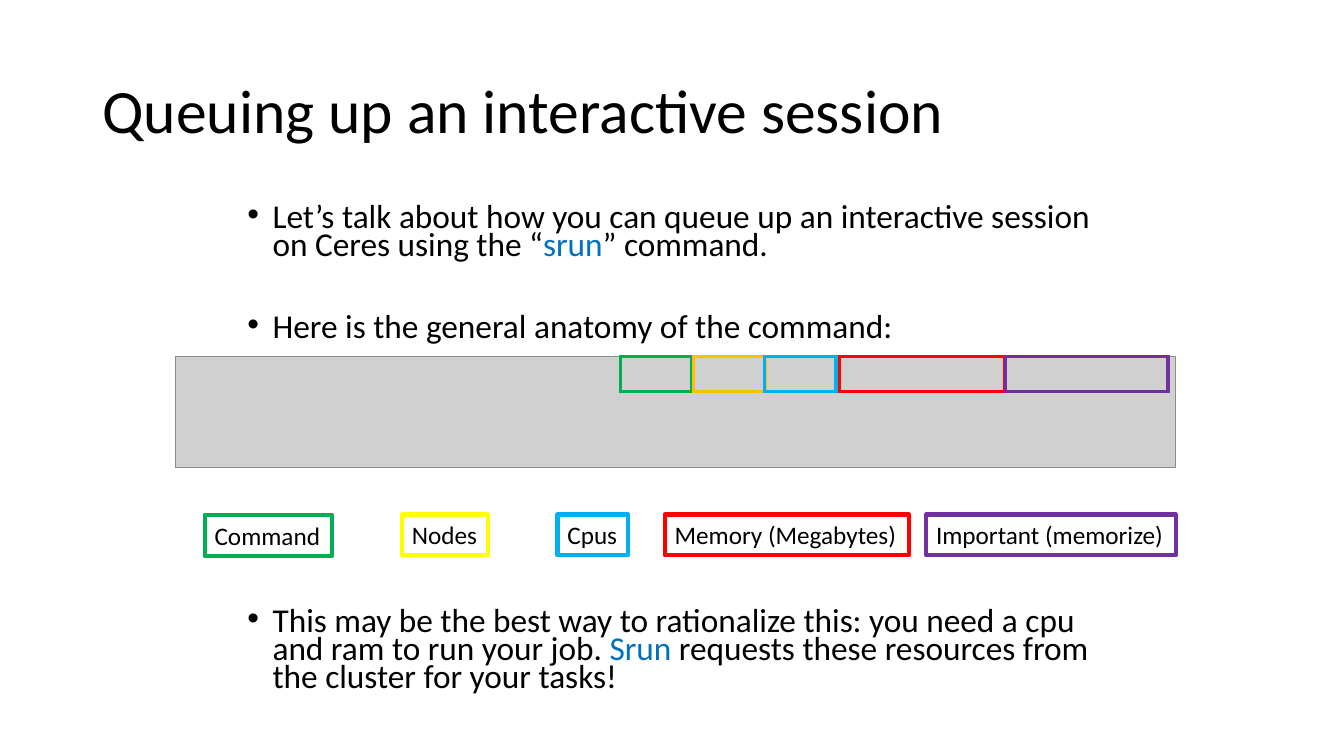
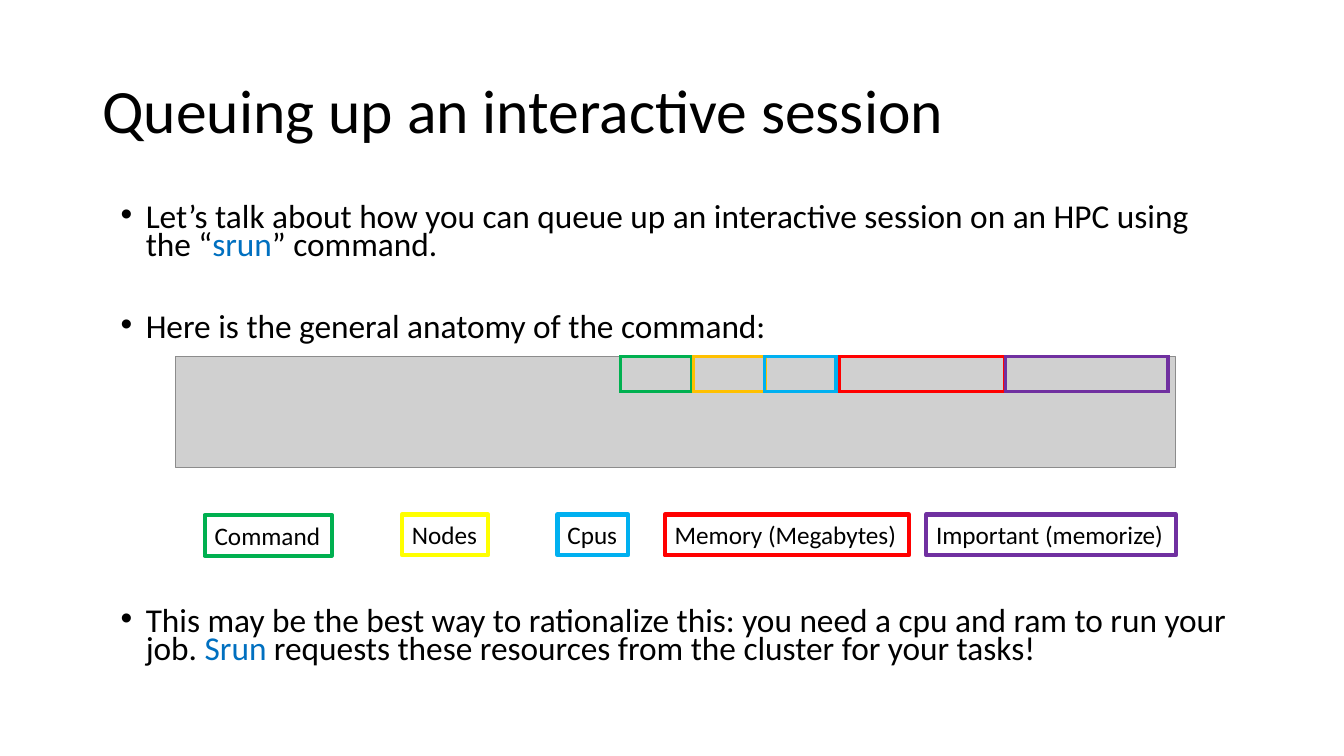
Before and after one commit to haibol2016/BioinformaticsTrainingWorkshop, a slide deck: slide 32 of 1.Unix/presentations/advanced_command_line_tutorial.pptx (slide 29 before the commit). Drawn at 1344x756 pixels with LibreOffice and Linux fonts; fonts in the diff are those of the drawing; grey boxes stand for pictures. Boxes give left, top, right and bottom in pixels: in the first picture for what was removed or moved away, otherwise in the second. Text is boxed around its words. In the diff, an @@ line names an element or a change of style, - is before the commit and + after.

```diff
--- a/1.Unix/presentations/advanced_command_line_tutorial.pptx
+++ b/1.Unix/presentations/advanced_command_line_tutorial.pptx
@@ text "Let’s talk about how you ...": place and size @@
-text "Let’s talk about how you ..." at [273, 204, 1089, 694]
+text "Let’s talk about how you ..." at [146, 204, 1226, 666]
@@ text at [146, 204, 1188, 257]: text changed @@
-• Let’s talk about how you can queue up an interactive session on Ceres using the “srun” command.
+• Let’s talk about how you can queue up an interactive session on an HPC using the “srun” command.
```
Also in this commit, not shown: 25 other slides changed, 6 slides added, 2 slides removed, 3 other files.
